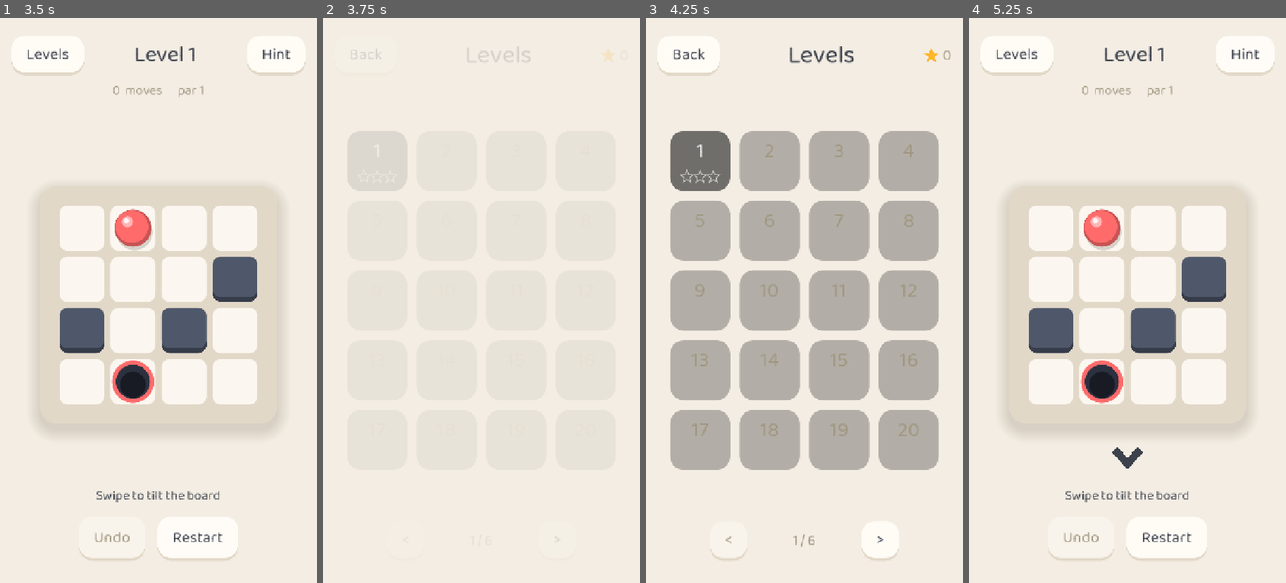
Above: before the commit, frames 1-4 (left to right).
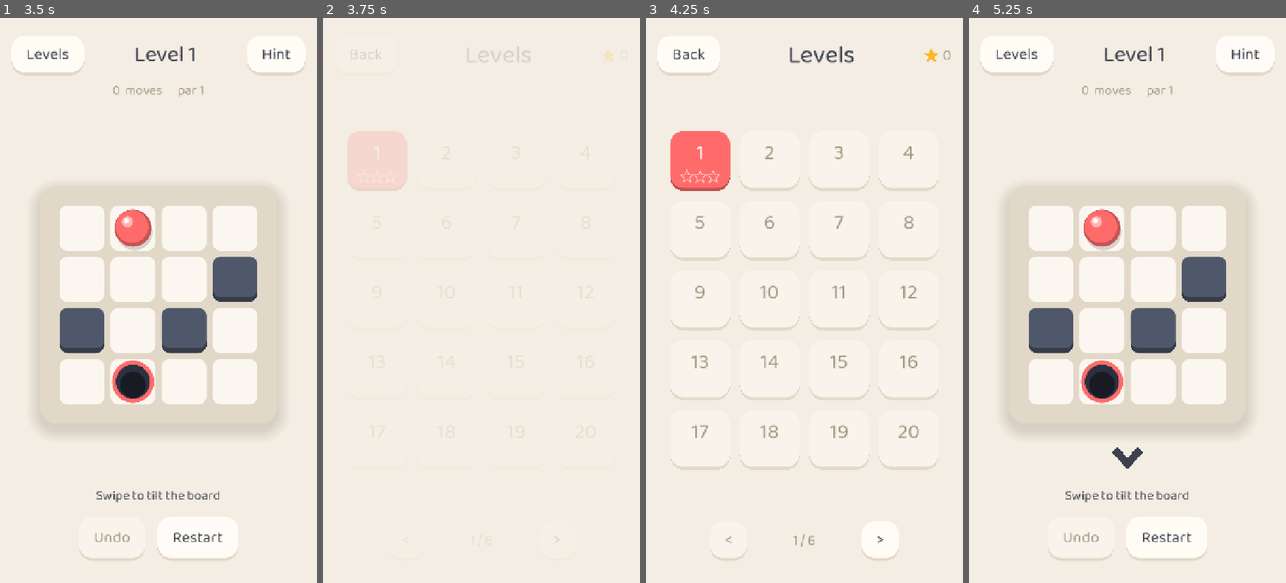
Above: after the commit, the same moments.

Repository: chaosmos-studio/plumb
Game: Godot game, scene res://scenes/shell/title.tscn
Same seed, same stepped clock (60 frames per second), same inputs: the game is played once before the commit and once after it.
Inputs:
- Up to frame 1 (3.5 s): click "Play" at 0.5 s; click "Restart" at 1.25 s; click "Restart" at 2 s; click "Restart" at 2.75 s
- Up to frame 2 (3.75 s): click "Levels" at 3.5 s
- Up to frame 3 (4.25 s): no input
- Up to frame 4 (5.25 s): click "1" at 4.25 s; click "Hint" at 5 s

Frame 1 is identical in both runs. In frame 3, 39% of the frame differs, in the area x 7-93%, y 20-80%; in frame 4, nothing differs.

Commit message:
take level tile styles from the theme, not the engine default

Diff:
--- a/scenes/shell/levels.gd
+++ b/scenes/shell/levels.gd
@@ -84,7 +84,9 @@
 	tile.custom_minimum_size = Vector2(TILE, TILE)
 	tile.add_theme_font_size_override("font_size", 46)
 	for state: String in ["normal", "hover", "pressed", "disabled"]:
-		var box: StyleBoxFlat = (tile.get_theme_stylebox(state) as StyleBoxFlat).duplicate()
+		# From the theme itself: a control not yet in the tree only sees the engine's default look.
+		var kind: String = "PrimaryButton" if is_next else "Button"
+		var box: StyleBoxFlat = (UI.theme().get_stylebox(state, kind) as StyleBoxFlat).duplicate()
 		box.set_corner_radius_all(30)
 		box.content_margin_bottom = 46
 		tile.add_theme_stylebox_override(state, box)
